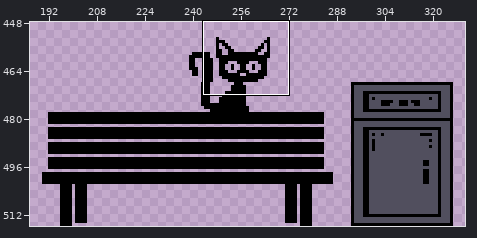
Edited in one commit: pixel-art file (assets/aseprite/city_background_cat.aseprite). The first picture is a wide view before the edit; the outline marks the close-up.
Close-up. Earlier state:
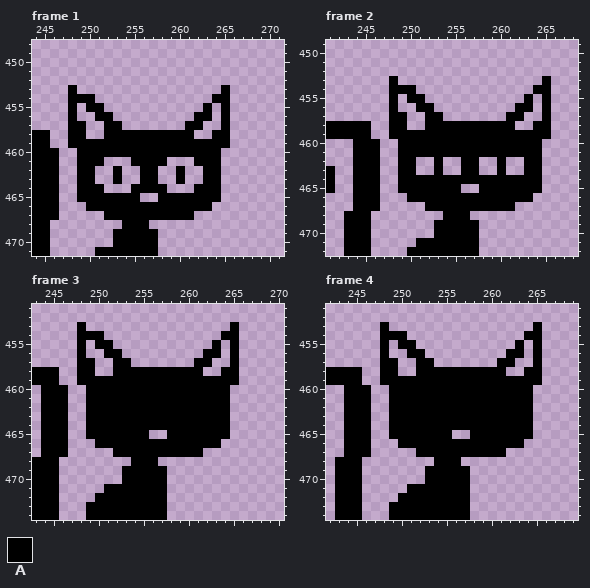
1280x516 pixels, 6 frames. Shown: frame 1: x 244..271, y 448..471; frame 2: x 241..268, y 449..472; frame 3: x 243..270, y 451..474; frame 4: x 242..269, y 451..474. The wide view leaves out empty margins. The commit also changed other frames or places, which this record leaves out.
Visible layers, top first: "bench", "bench color".
Palette (. is transparent): A #000000
Pixels before, frame 1, first column x 244:
453 ....A................A
454 ....AAA.............AA
455 ....A.AA...........A.A
456 ....A..AA.........AA.A
457 ....AA..AA.......AA..A
458 AA..AA..AAAAAAAAAA..AA
459 AA..AAAAAAAAAAAAAAAAAA
460 AAA..AAAAAAAAAAAAAAAA.
461 AAA..AAA...AAAA...AAA.
462 AAA..AA..A..AA..A..AA.
463 AAA..AA..A..AA..A..AA.
464 AAA..AAA...AAAA...AAA.
465 AAA..AAAAAAA..AAAAAAA.
466 AAA...AAAAAAAAAAAAAA..
467 AAA.....AAAAAAAAAA....
468 AA........AAA.........
469 AA.......AAAAA........
470 AA.......AAAAA........
471 AA.....AAAAAAA........
Pixels before, frame 2, first column x 241:
453 .......A................A
454 .......AAA.............AA
455 .......A.AA...........A.A
456 .......A..AA.........AA.A
457 .......AA..AA.......AA..A
458 AAAAA..AA..AAAAAAAAAA..AA
459 AAAAA..AAAAAAAAAAAAAAAAAA
460 ...AAA..AAAAAAAAAAAAAAAA.
461 ...AAA..AAAAAAAAAAAAAAAA.
462 ...AAA..AA..A..AA..A..AA.
463 A..AAA..AA..A..AA..A..AA.
464 A..AAA..AAAAAAAAAAAAAAAA.
465 A..AAA..AAAAAAA..AAAAAAA.
466 ...AAA...AAAAAAAAAAAAAA..
467 ...AAA.....AAAAAAAAAA....
468 ..AAA........AAA.........
469 ..AAA.......AAAAA........
470 ..AAA.......AAAAA........
471 ..AAA.....AAAAAAA........
472 ..AAA....AAAAAAAA........
Pixels before, frame 3, first column x 243:
453 .....A................A
454 .....AAA.............AA
455 .....A.AA...........A.A
456 .....A..AA.........AA.A
457 .....AA..AA.......AA..A
458 AAA..AA..AAAAAAAAAA..AA
459 AAA..AAAAAAAAAAAAAAAAAA
460 .AAA..AAAAAAAAAAAAAAAA.
461 .AAA..AAAAAAAAAAAAAAAA.
462 .AAA..AAAAAAAAAAAAAAAA.
463 .AAA..AAAAAAAAAAAAAAAA.
464 .AAA..AAAAAAAAAAAAAAAA.
465 .AAA..AAAAAAA..AAAAAAA.
466 .AAA...AAAAAAAAAAAAAA..
467 .AAA.....AAAAAAAAAA....
468 AAA........AAA.........
469 AAA.......AAAAA........
470 AAA.......AAAAA........
471 AAA.....AAAAAAA........
472 AAA....AAAAAAAA........
473 AAA...AAAAAAAAA........
474 AAA...AAAAAAAAA........
Pixels before, frame 4, first column x 242:
453 ......A................A
454 ......AAA.............AA
455 ......A.AA...........A.A
456 ......A..AA.........AA.A
457 ......AA..AA.......AA..A
458 AAAA..AA..AAAAAAAAAA..AA
459 AAAA..AAAAAAAAAAAAAAAAAA
460 ..AAA..AAAAAAAAAAAAAAAA.
461 ..AAA..AAAAAAAAAAAAAAAA.
462 ..AAA..AAAAAAAAAAAAAAAA.
463 ..AAA..AAAAAAAAAAAAAAAA.
464 ..AAA..AAAAAAAAAAAAAAAA.
465 ..AAA..AAAAAAA..AAAAAAA.
466 ..AAA...AAAAAAAAAAAAAA..
467 ..AAA.....AAAAAAAAAA....
468 .AAA........AAA.........
469 .AAA.......AAAAA........
470 .AAA.......AAAAA........
471 .AAA.....AAAAAAA........
472 .AAA....AAAAAAAA........
473 .AAA...AAAAAAAAA........
474 .AAA...AAAAAAAAA........
The same view after the edit:
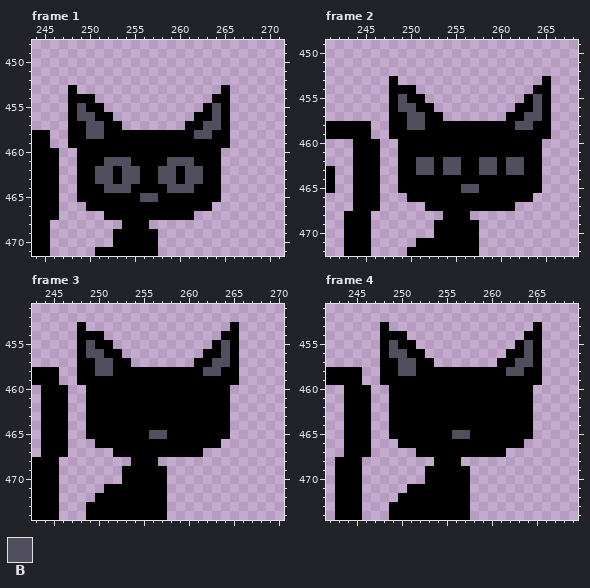
Colours new in this view: B #514f5e
From old to new:
{"where": "frame 1, layer \"bench color\""}
{"frame":1,"y":455,"x":249,"old":".","new":"B"}
{"frame":1,"y":455,"x":264,"old":".","new":"B"}
{"frame":1,"y":456,"x":249,"old":"..","new":"BB"}
{"frame":1,"y":456,"x":264,"old":".","new":"B"}
{"frame":1,"y":457,"x":250,"old":"..","new":"BB"}
{"frame":1,"y":457,"x":263,"old":"..","new":"BB"}
{"frame":1,"y":458,"x":250,"old":"..","new":"BB"}
{"frame":1,"y":458,"x":262,"old":"..","new":"BB"}
{"frame":1,"y":461,"x":252,"old":"...","new":"BBB"}
{"frame":1,"y":461,"x":259,"old":"...","new":"BBB"}
{"frame":1,"y":462,"x":251,"old":"..","new":"BB"}
{"frame":1,"y":462,"x":254,"old":"..","new":"BB"}
{"frame":1,"y":462,"x":258,"old":"..","new":"BB"}
{"frame":1,"y":462,"x":261,"old":"..","new":"BB"}
{"frame":1,"y":463,"x":251,"old":"..","new":"BB"}
{"frame":1,"y":463,"x":254,"old":"..","new":"BB"}
{"frame":1,"y":463,"x":258,"old":"..","new":"BB"}
{"frame":1,"y":463,"x":261,"old":"..","new":"BB"}
{"frame":1,"y":464,"x":252,"old":"...","new":"BBB"}
{"frame":1,"y":464,"x":259,"old":"...","new":"BBB"}
{"frame":1,"y":465,"x":256,"old":"..","new":"BB"}
{"where": "frame 2, layer \"bench color\""}
{"frame":2,"y":455,"x":249,"old":".","new":"B"}
{"frame":2,"y":455,"x":264,"old":".","new":"B"}
{"frame":2,"y":456,"x":249,"old":"..","new":"BB"}
{"frame":2,"y":456,"x":264,"old":".","new":"B"}
{"frame":2,"y":457,"x":250,"old":"..","new":"BB"}
{"frame":2,"y":457,"x":263,"old":"..","new":"BB"}
{"frame":2,"y":458,"x":250,"old":"..","new":"BB"}
{"frame":2,"y":458,"x":262,"old":"..","new":"BB"}
{"frame":2,"y":462,"x":251,"old":"..","new":"BB"}
{"frame":2,"y":462,"x":254,"old":"..","new":"BB"}
{"frame":2,"y":462,"x":258,"old":"..","new":"BB"}
{"frame":2,"y":462,"x":261,"old":"..","new":"BB"}
{"frame":2,"y":463,"x":251,"old":"..","new":"BB"}
{"frame":2,"y":463,"x":254,"old":"..","new":"BB"}
{"frame":2,"y":463,"x":258,"old":"..","new":"BB"}
{"frame":2,"y":463,"x":261,"old":"..","new":"BB"}
{"frame":2,"y":465,"x":256,"old":"..","new":"BB"}
{"where": "frame 3, layer \"bench color\""}
{"frame":3,"y":455,"x":249,"old":".","new":"B"}
{"frame":3,"y":455,"x":264,"old":".","new":"B"}
{"frame":3,"y":456,"x":249,"old":"..","new":"BB"}
{"frame":3,"y":456,"x":264,"old":".","new":"B"}
{"frame":3,"y":457,"x":250,"old":"..","new":"BB"}
{"frame":3,"y":457,"x":263,"old":"..","new":"BB"}
{"frame":3,"y":458,"x":250,"old":"..","new":"BB"}
{"frame":3,"y":458,"x":262,"old":"..","new":"BB"}
{"frame":3,"y":465,"x":256,"old":"..","new":"BB"}
{"where": "frame 4, layer \"bench color\""}
{"frame":4,"y":455,"x":249,"old":".","new":"B"}
{"frame":4,"y":455,"x":264,"old":".","new":"B"}
{"frame":4,"y":456,"x":249,"old":"..","new":"BB"}
{"frame":4,"y":456,"x":264,"old":".","new":"B"}
{"frame":4,"y":457,"x":250,"old":"..","new":"BB"}
{"frame":4,"y":457,"x":263,"old":"..","new":"BB"}
{"frame":4,"y":458,"x":250,"old":"..","new":"BB"}
{"frame":4,"y":458,"x":262,"old":"..","new":"BB"}
{"frame":4,"y":465,"x":256,"old":"..","new":"BB"}
